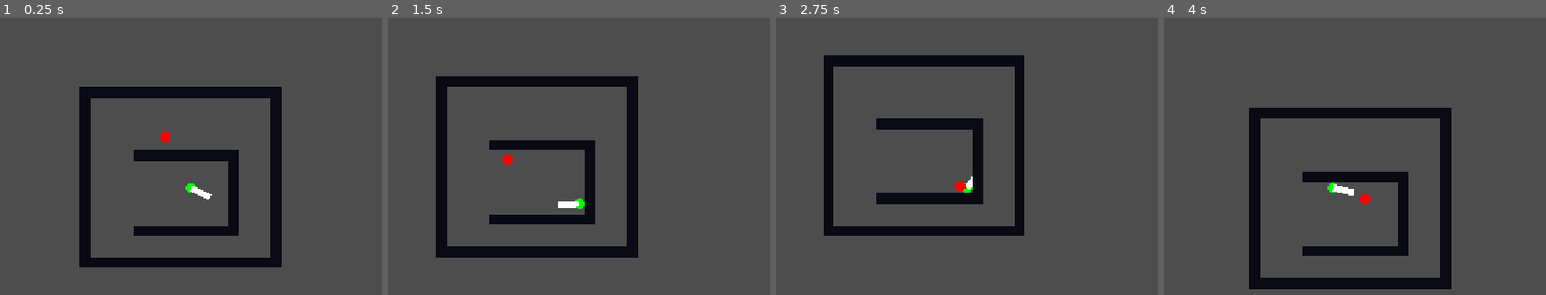
Above: before the commit, frames 1-4 (left to right).
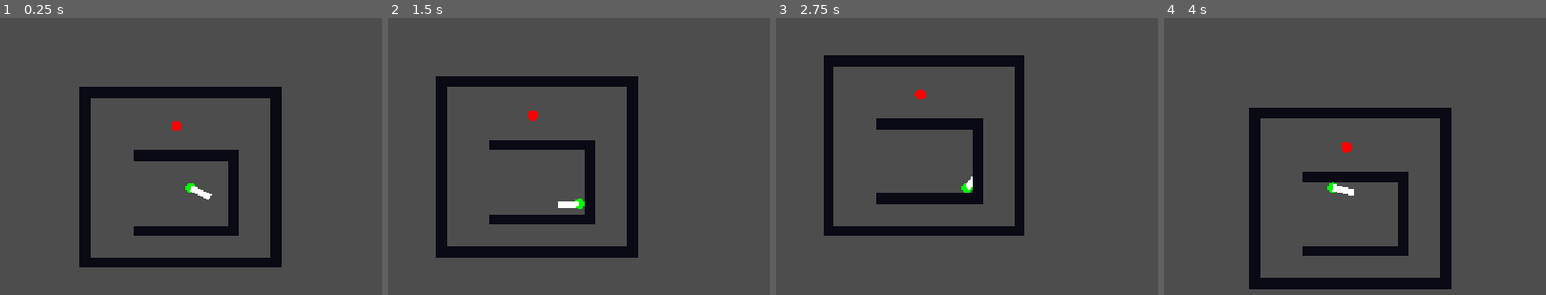
Above: after the commit, the same moments.

Repository: Kapcpa/gmtk-gamejam-2026
Game: Godot game, scene res://scenes/main.tscn
The game is run twice, just before and just after one commit, with the same random seed, the same clock (stepped at 60 frames per second) and the same inputs.
Inputs (mouse positions are in pixels of both pictures, inside the frame that each line leads up to):
- Up to frame 1 (0.25 s): no input
- Up to frame 2 (1.5 s): move the mouse to (747, 167) at 0.52 s; hold D (right) 0.53-1.28 s; click (747, 167) at 0.6 s; move the mouse to (426, 209) at 1.27 s; hold S (down) from 1.28 s (still down); click (426, 209) at 1.35 s
- Up to frame 3 (2.75 s): move the mouse to (1043, 92) at 2.02 s; release S (down) at 2.03 s; hold D (right) from 2.03 s (still down); click (1043, 92) at 2.1 s
- Up to frame 4 (4 s): move the mouse to (1316, 272) at 2.77 s; release D (right) at 2.78 s; hold W (up) 2.78-3.53 s; click (1316, 272) at 2.85 s; move the mouse to (outside the picture) at 3.52 s; hold A (left) from 3.53 s (still down); click (outside the picture) at 3.6 s

The runs differ from the first frame. In frame 1, 0.2% of the frame differs, in the area x 42-48%, y 37-45%; in frame 2, 0.2%; in frame 3, 0.2%; in frame 4, 0.2%, in the area x 46-54%, y 44-68%.

Commit message:
enemy attacking 1.0

Diff:
--- a/scenes/enemy.tscn
+++ b/scenes/enemy.tscn
@@ -5,6 +5,9 @@
 
 [sub_resource type="CircleShape2D" id="CircleShape2D_87140"]
 radius = 8.062258
+
+[sub_resource type="CircleShape2D" id="CircleShape2D_oamls"]
+radius = 8.0
 
 [node name="enemy" type="CharacterBody2D" unique_id=617679549 groups=["enemies"]]
 collision_layer = 4
@@ -17,3 +20,12 @@
 [node name="Sprite2D" type="Sprite2D" parent="." unique_id=1011928293]
 modulate = Color(1, 0, 0, 1)
 texture = ExtResource("1_7p1mj")
+
+[node name="hurtbox" type="Area2D" parent="." unique_id=1383664206]
+collision_layer = 0
+collision_mask = 2
+
+[node name="CollisionShape2D" type="CollisionShape2D" parent="hurtbox" unique_id=1406469227]
+shape = SubResource("CircleShape2D_oamls")
+
+[connection signal="body_entered" from="hurtbox" to="." method="_on_area_2d_body_entered"]
--- a/scripts/enemy.gd
+++ b/scripts/enemy.gd
@@ -10,12 +10,15 @@
 
 var current_state: State = State.IDLE
 
-@onready var player: CharacterBody2D = %player
+@onready var player: PlayerCharacter = %player
 @onready var tilemap: TileMapLayer = %tilemap
+
+@onready var hurtbox: Area2D = $hurtbox
 
 const SPEED = 100.0
 
 @export var health: float
+@export var vision: int = 8
 
 var knockback: Vector2 = Vector2.ZERO
 
@@ -48,6 +51,8 @@
 			_state_idle(_delta)
 		State.RUNNING:
 			_state_running(_delta)
+		State.ATTACKING:
+			_state_attacking(_delta)
 		State.HIT:
 			_state_hit(_delta)
 		_:
@@ -63,7 +68,7 @@
 
 	path = pathfinding_grid.get_point_path(start_cell, target_cell)
 
-	if path.size() > 1:
+	if path.size() < vision:
 		_change_state(State.RUNNING)
 		return
 
@@ -81,6 +86,17 @@
 	var direction = global_position.direction_to(next_point)
 
 	velocity = direction * SPEED
+
+func _state_attacking(_delta: float) -> void:
+	if hurtbox.body_exited:
+		_change_state(State.RUNNING)
+
+	# windup here
+
+	var direction = global_position.direction_to(player.global_position)
+	player.take_damage(direction)
+
+	_change_state(State.RUNNING)
 
 func _state_hit(_delta: float) -> void:
 	velocity = knockback
@@ -105,3 +121,10 @@
 	if health <= 0:
 		_change_state(State.DEAD)
 		queue_free()
+
+
+func _on_area_2d_body_entered(body: Node2D) -> void:
+	if body != player:
+		return
+
+	_change_state(State.ATTACKING)
--- a/scripts/player.gd
+++ b/scripts/player.gd
@@ -1,4 +1,6 @@
 extends CharacterBody2D
+
+class_name PlayerCharacter
 
 @onready var melee_hitbox: RayCast2D = $melee_hitbox
 @onready var debug_melee: Line2D = $melee_hitbox/debug_melee
@@ -17,6 +19,8 @@
 
 const SPEED = 200.0
 const MELEE_RANGE = 32.0
+
+var knockback: Vector2 = Vector2.ZERO
 
 func _physics_process(delta: float) -> void:
 	match current_state:
@@ -75,7 +79,11 @@
 		_change_state(State.IDLE)
 
 func _state_hit(_delta: float) -> void:
-	pass
+	velocity = knockback
+	knockback = Vector2(move_toward(knockback.x, 0, 10), move_toward(knockback.y, 0, 10))
+
+	if knockback == Vector2.ZERO:
+		_change_state(State.IDLE)
 
 func _state_dead(_delta: float) -> void:
 	pass
@@ -91,3 +99,10 @@
 		debug_melee.points = [
 			Vector2.ZERO, melee_hitbox.target_position
 		]
+
+func take_damage(knockback_direction: Vector2) -> void:
+	if current_state == State.HIT:
+		return
+
+	knockback = knockback_direction * 200
+	_change_state(State.HIT)
